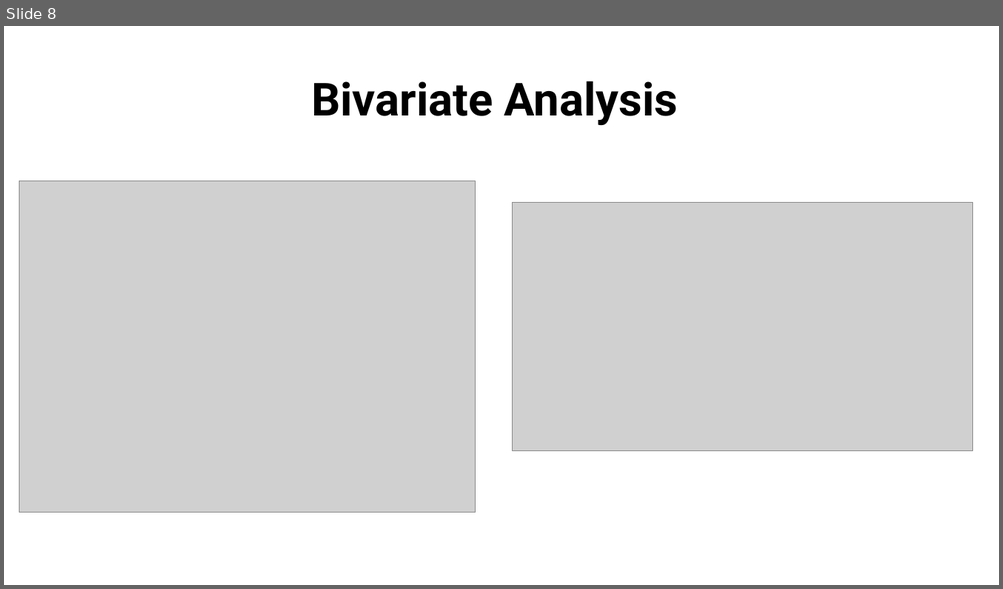
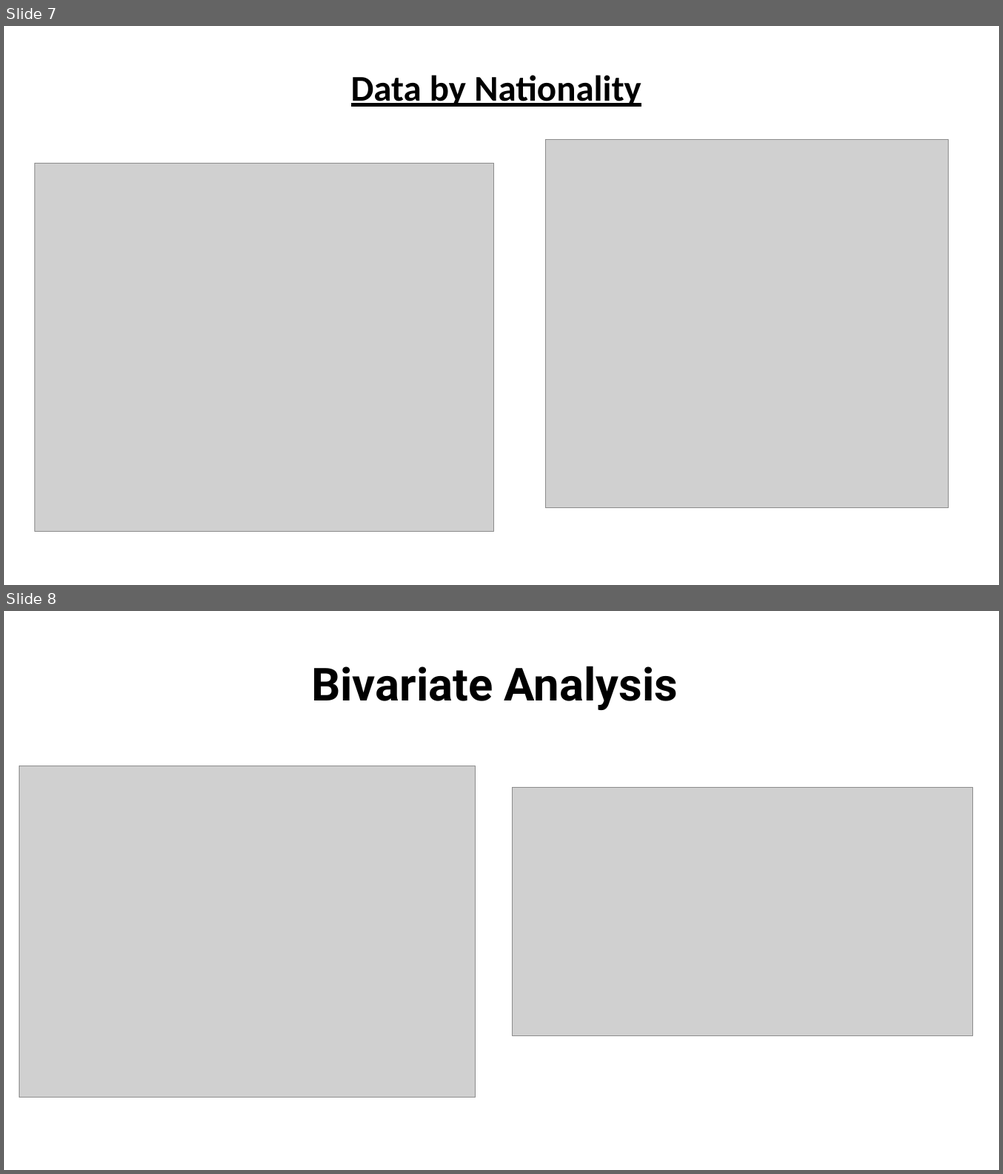
Before and after one commit to nickharshaw/Team-Project-1-NGH-EJL, a slide deck: TP1_NGH_EJL.pptx. Shown one above the other, each under a label of ours: slide 8 before the commit, slides 7 and 8 after it. The pictures are 1003x589 and 1003x1174 pixels, drawn with LibreOffice and Linux fonts; fonts in the diff are those of the drawing; grey boxes stand for pictures. Boxes give left, top, right and bottom in pixels: in the first picture for what was removed or moved away, otherwise in the second. Text is boxed around its words. In the diff, an @@ line names an element or a change of style, - is before the commit and + after.

```diff
--- a/TP1_NGH_EJL.pptx
+++ b/TP1_NGH_EJL.pptx
@@ slide 7 added at bbox=[4, 26, 999, 585], background #FFFFFF @@
@@ text added at bbox=[351, 75, 641, 107], 35 pt, text #000000, bold, underline @@
+Data by Nationality
@@ picture added at bbox=[545, 139, 948, 508] @@
@@ picture added at bbox=[34, 164, 493, 532] @@
```
Also in this commit, not shown: 5 slides changed, 6 other slides added, 7 slides removed, 2 other files.
